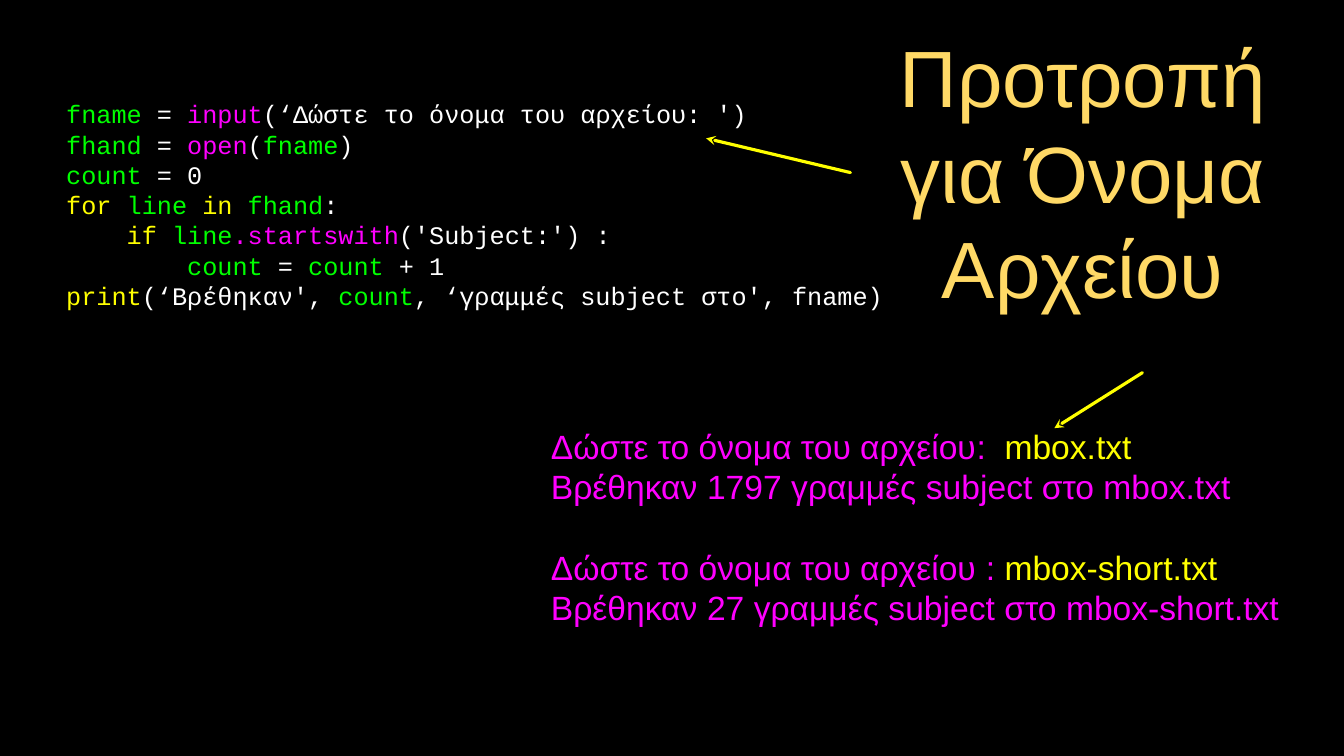
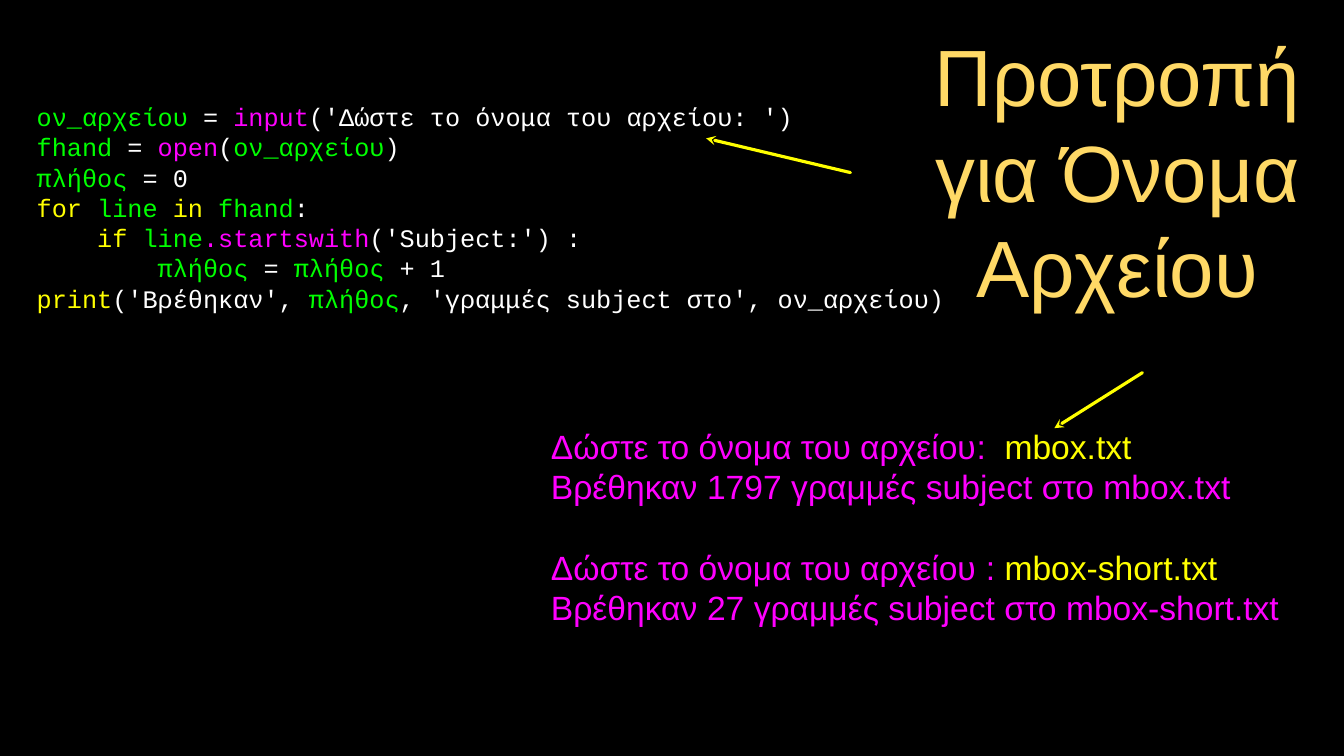
Before and after one commit to csev/py4e, a slide deck: slide 21 of lectures3/gr/Pythonlearn-07-Files.pptx. Drawn at 1344x756 pixels with LibreOffice and Linux fonts; fonts in the diff are those of the drawing. Boxes give left, top, right and bottom in pixels: in the first picture for what was removed or moved away, otherwise in the second. Text is boxed around its words. In the diff, an @@ line names an element or a change of style, - is before the commit and + after.

```diff
--- a/lectures3/gr/Pythonlearn-07-Files.pptx
+++ b/lectures3/gr/Pythonlearn-07-Files.pptx
@@ title "Προτροπή για Όνομα Αρχείου": place and size @@
-title "Προτροπή για Όνομα Αρχείου" at (900,47,1266,314)
+title "Προτροπή για Όνομα Αρχείου" at (934,46,1300,313)
@@ text "ον_αρχείου = input('Δώστε το όνομα ...": place and size @@
-text "ον_αρχείου = input('Δώστε το όνομα ..." at (66,105,883,311)
+text "ον_αρχείου = input('Δώστε το όνομα ..." at (37,108,944,314)
@@ text at (37,108,748,193): text changed @@
-fname = input(‘Δώστε το όνομα του αρχείου: ')
-fhand = open(fname)
-count = 0
+ον_αρχείου = input('Δώστε το όνομα του αρχείου: ')
+fhand = open(ον_αρχείου)
+πλήθος = 0
@@ text at (37,259,944,314): text changed @@
-count = count + 1
-print(‘Βρέθηκαν', count, ‘γραμμές subject στο', fname)
+πλήθος = πλήθος + 1
+print('Βρέθηκαν', πλήθος, 'γραμμές subject στο', ον_αρχείου)
```
Also in this commit, not shown: 8 other slides changed, 9 other files.
